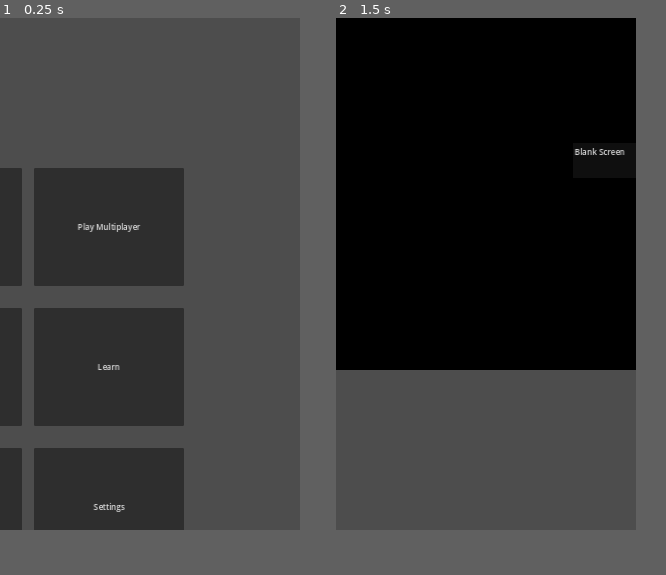
Above: before the commit, frames 1-2 (left to right).
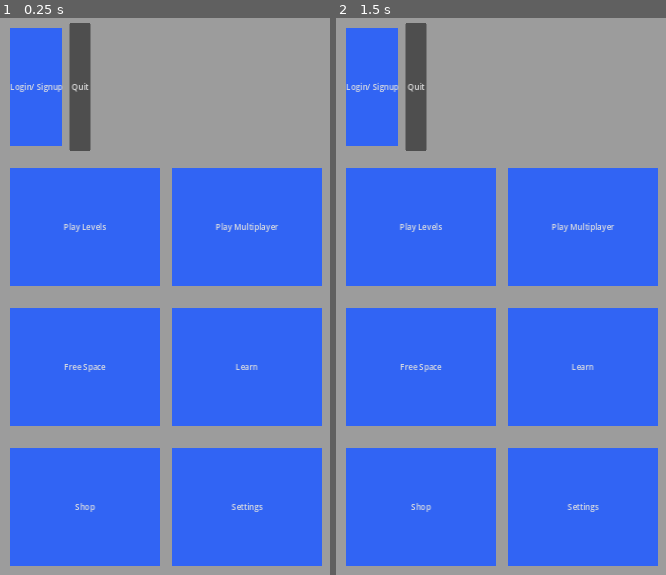
Above: after the commit, the same moments.

Repository: husnain106/dissertation
Game: Godot game, scene res://Scenes/main_menu.tscn
Two runs of this game, one before a commit and one after it. Both use one fixed random seed, a clock stepped at 60 frames per second and the inputs below.
Inputs (mouse positions are in pixels of both pictures, inside the frame that each line leads up to):
- Up to frame 1 (0.25 s): no input
- Up to frame 2 (1.5 s): click "Play Multiplayer" at 0.5 s; click (369, 79) at 1.25 s, where only the run after the commit has a clickable "Login/ Signup"
In our replay, the window is 300x512 before the commit and 330x557 after it. These sizes can differ from the game's own. Grey fills any space a smaller window leaves; there, only what the larger window draws over its background counts as a difference.

The runs differ from the first frame. In frame 1, 89% of the frame differs, in the area x 0-100%, y 0-100%; in frame 2, 90%.

Commit message:
Changed layout to landscape, added the new UI implementation of the main menu in landscape mode as an image, to be changed in the project file

Diff:
--- a/Project/Scenes/black_screen.tscn
+++ b/Project/Scenes/black_screen.tscn
@@ -3,13 +3,13 @@
 [node name="black_screen" type="Node2D"]
 
 [node name="ColorRect" type="ColorRect" parent="."]
-offset_right = 1211.0
-offset_bottom = 704.0
+offset_right = 1229.0
+offset_bottom = 1543.0
 color = Color(0, 0, 0, 1)
 
 [node name="TextEdit" type="TextEdit" parent="."]
-offset_left = 473.0
-offset_top = 250.0
-offset_right = 602.0
-offset_bottom = 322.0
+offset_left = 299.0
+offset_top = 339.0
+offset_right = 428.0
+offset_bottom = 411.0
 text = "Blank Screen"
--- a/Project/Scenes/main_menu.tscn
+++ b/Project/Scenes/main_menu.tscn
@@ -1,15 +1,36 @@
-[gd_scene load_steps=2 format=3 uid="uid://ct6y8nhovxvd"]
+[gd_scene load_steps=9 format=3 uid="uid://ct6y8nhovxvd"]
 
 [ext_resource type="Script" path="res://main_menu.gd" id="1_4f40b"]
 
+[sub_resource type="StyleBoxFlat" id="StyleBoxFlat_1thrp"]
+bg_color = Color(0.192157, 0.392157, 0.956863, 1)
+
+[sub_resource type="StyleBoxFlat" id="StyleBoxFlat_0tkcp"]
+bg_color = Color(0.192157, 0.392157, 0.956863, 1)
+
+[sub_resource type="StyleBoxFlat" id="StyleBoxFlat_7jeql"]
+bg_color = Color(0.192157, 0.392157, 0.956863, 1)
+
+[sub_resource type="StyleBoxFlat" id="StyleBoxFlat_jbi7u"]
+bg_color = Color(0.192157, 0.392157, 0.956863, 1)
+
+[sub_resource type="StyleBoxFlat" id="StyleBoxFlat_0mevu"]
+bg_color = Color(0.192157, 0.392157, 0.956863, 1)
+
+[sub_resource type="StyleBoxFlat" id="StyleBoxFlat_bprov"]
+bg_color = Color(0.192157, 0.392157, 0.956863, 1)
+
+[sub_resource type="StyleBoxFlat" id="StyleBoxFlat_owq3v"]
+bg_color = Color(0.192157, 0.392157, 0.956863, 1)
+
 [node name="main_menu" type="Control"]
-custom_minimum_size = Vector2(600, 1024)
+custom_minimum_size = Vector2(660, 1114)
 layout_mode = 3
 anchors_preset = 15
 anchor_right = 1.0
 anchor_bottom = 1.0
-offset_right = -552.0
-offset_bottom = 376.0
+offset_right = 360.0
+offset_bottom = 602.0
 grow_horizontal = 2
 grow_vertical = 2
 script = ExtResource("1_4f40b")
@@ -48,6 +69,7 @@
 
 [node name="login_signup" type="Button" parent="margin_main/vertical/margin_row1/row1/margin_login_signup"]
 layout_mode = 2
+theme_override_styles/normal = SubResource("StyleBoxFlat_1thrp")
 text = "Login/ Signup"
 
 [node name="temp_quit" type="Button" parent="margin_main/vertical/margin_row1/row1"]
@@ -76,6 +98,7 @@
 [node name="play_levels" type="Button" parent="margin_main/vertical/margin_row2/row2/margin_play_levels"]
 custom_minimum_size = Vector2(300, 0)
 layout_mode = 2
+theme_override_styles/normal = SubResource("StyleBoxFlat_0tkcp")
 text = "Play Levels"
 
 [node name="margin_play_multiplayer" type="MarginContainer" parent="margin_main/vertical/margin_row2/row2"]
@@ -88,6 +111,7 @@
 [node name="play_multiplayer" type="Button" parent="margin_main/vertical/margin_row2/row2/margin_play_multiplayer"]
 custom_minimum_size = Vector2(300, 0)
 layout_mode = 2
+theme_override_styles/normal = SubResource("StyleBoxFlat_7jeql")
 text = "Play Multiplayer"
 
 [node name="margin_row3" type="MarginContainer" parent="margin_main/vertical"]
@@ -111,6 +135,7 @@
 [node name="free_space" type="Button" parent="margin_main/vertical/margin_row3/row3/margin_free_space"]
 custom_minimum_size = Vector2(300, 0)
 layout_mode = 2
+theme_override_styles/normal = SubResource("StyleBoxFlat_jbi7u")
 text = "Free Space"
 
 [node name="margin_learn" type="MarginContainer" parent="margin_main/vertical/margin_row3/row3"]
@@ -123,6 +148,7 @@
 [node name="learn" type="Button" parent="margin_main/vertical/margin_row3/row3/margin_learn"]
 custom_minimum_size = Vector2(300, 0)
 layout_mode = 2
+theme_override_styles/normal = SubResource("StyleBoxFlat_0mevu")
 text = "Learn"
 
 [node name="margin_row4" type="MarginContainer" parent="margin_main/vertical"]
@@ -146,6 +172,7 @@
 [node name="shop" type="Button" parent="margin_main/vertical/margin_row4/row4/margin_shop"]
 custom_minimum_size = Vector2(300, 0)
 layout_mode = 2
+theme_override_styles/normal = SubResource("StyleBoxFlat_bprov")
 text = "Shop"
 
 [node name="margin_settings" type="MarginContainer" parent="margin_main/vertical/margin_row4/row4"]
@@ -159,9 +186,18 @@
 [node name="settings" type="Button" parent="margin_main/vertical/margin_row4/row4/margin_settings"]
 custom_minimum_size = Vector2(300, 0)
 layout_mode = 2
+theme_override_styles/normal = SubResource("StyleBoxFlat_owq3v")
 text = "Settings"
 
+[node name="ColorRect" type="ColorRect" parent="."]
+z_index = -1
+layout_mode = 0
+offset_right = 927.0
+offset_bottom = 1433.0
+color = Color(0.992157, 0.992157, 0.992157, 0.45098)
+
 [connection signal="pressed" from="margin_main/vertical/margin_row1/row1/margin_login_signup/login_signup" to="." method="_on_login_signup_pressed"]
+[connection signal="pressed" from="margin_main/vertical/margin_row1/row1/temp_quit" to="." method="_on_temp_quit_pressed"]
 [connection signal="pressed" from="margin_main/vertical/margin_row2/row2/margin_play_levels/play_levels" to="." method="_on_play_levels_pressed"]
 [connection signal="pressed" from="margin_main/vertical/margin_row2/row2/margin_play_multiplayer/play_multiplayer" to="." method="_on_play_multiplayer_pressed"]
 [connection signal="pressed" from="margin_main/vertical/margin_row3/row3/margin_free_space/free_space" to="." method="_on_free_space_pressed"]
--- /dev/null
+++ b/Project/default_theme.tres
@@ -0,0 +1,7 @@
+[gd_resource type="Theme" format=3 uid="uid://un4gwjntt85d"]
+
+[resource]
+Button/colors/icon_normal_color = Color(0.192157, 0.392157, 0.956863, 1)
+Button/colors/icon_pressed_color = Color(0.192157, 0.392157, 0.956863, 0.764706)
+Button/styles/disabled = null
+Button/styles/normal = null
--- a/Project/main_menu.gd
+++ b/Project/main_menu.gd
@@ -28,3 +28,7 @@
 
 func _on_login_signup_pressed():
 	get_tree().change_scene_to_file("res://Scenes/black_screen.tscn")
+
+
+func _on_temp_quit_pressed():
+	get_tree().quit()
--- a/Project/project.godot
+++ b/Project/project.godot
@@ -17,8 +17,8 @@
 
 [display]
 
-window/size/viewport_width=300
-window/size/viewport_height=512
+window/size/viewport_width=330
+window/size/viewport_height=557
 window/stretch/scale=0.5
 window/handheld/orientation=1
 
Not shown, removed: Assets/Empty.txt
Not shown, added: Assets/Main_menu_landscape.png
